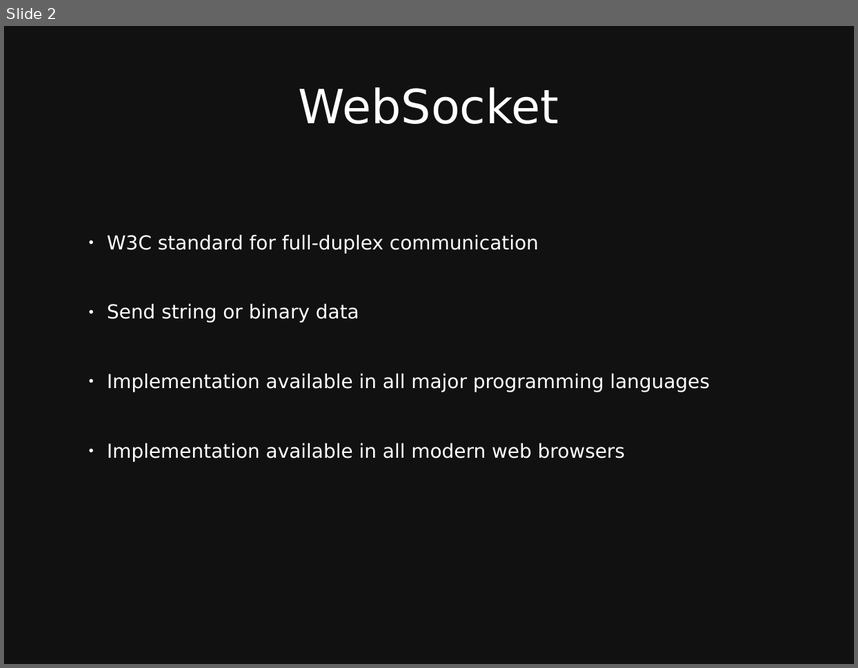
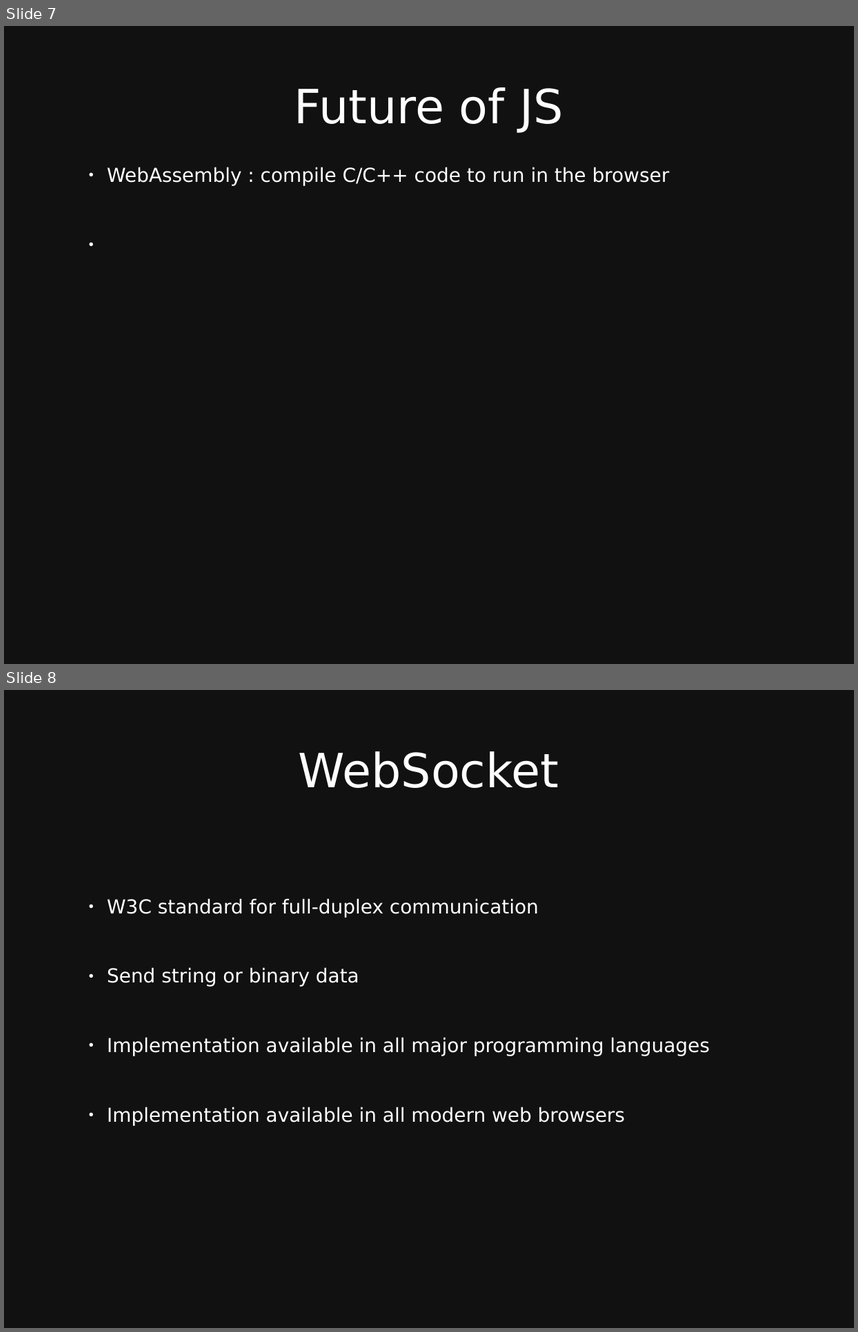
Before and after one commit to taylorbf/distributed-music-workshop, a slide deck: slides.odp. Shown one above the other, each under a label of ours: slide 2 before the commit, slides 7 and 8 after it. The pictures are 858x668 and 858x1332 pixels, drawn with LibreOffice and Linux fonts; fonts in the diff are those of the drawing. Boxes give left, top, right and bottom in pixels: in the first picture for what was removed or moved away, otherwise in the second. Text is boxed around its words. In the diff, an @@ line names an element or a change of style, - is before the commit and + after.

```diff
--- a/slides.odp
+++ b/slides.odp
@@ slide 7 added at (x1=4, y1=26, x2=854, y2=664), background #111111 @@
@@ title added at (x1=294, y1=87, x2=563, y2=133), 44 pt, text #FFFFFF @@
+Future of JS
@@ text added at (x1=107, y1=167, x2=670, y2=186), 18 pt, text #FFFFFF @@
+● WebAssembly : compile C/C++ code to run in the browser
@@ what was slide 2 is now slide 8 @@
```
Also in this commit, not shown: 1 slide changed, 6 other slides added, 1 slide removed.
